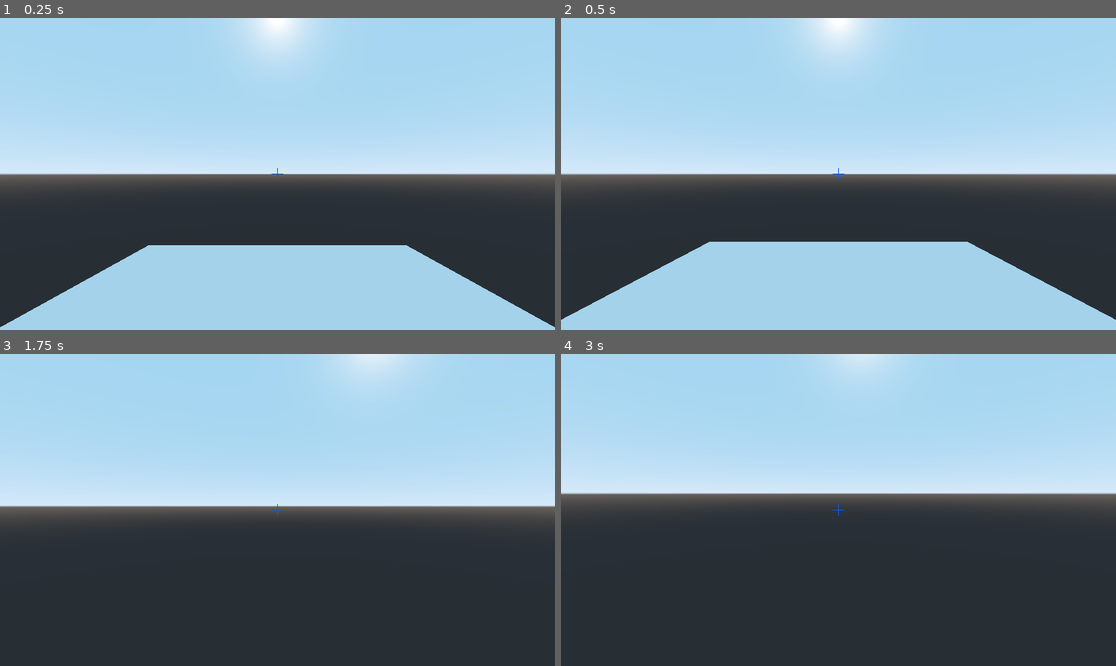
Above: before the commit, frames 1-4 (two rows, left to right).
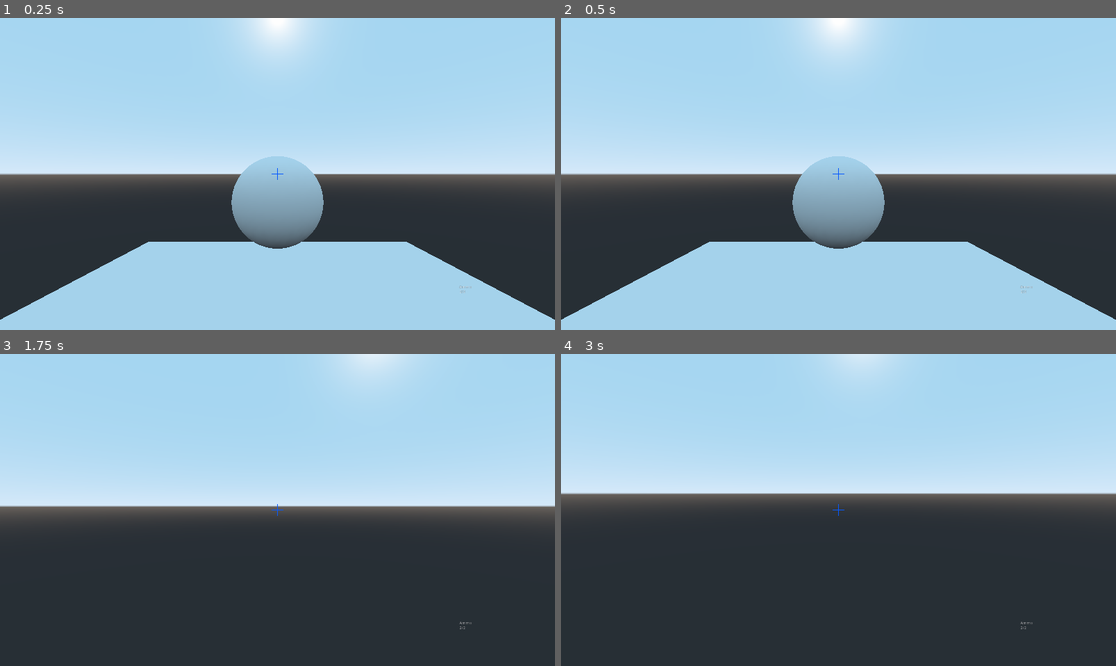
Above: after the commit, the same moments.

Repository: TheNoobBOBXD/Game2021
Game: Godot game, scene res://Scenes/World.tscn
The game is run twice, just before and just after one commit, with the same random seed, the same clock (stepped at 60 frames per second) and the same inputs.
Inputs (mouse positions are in pixels of both pictures, inside the frame that each line leads up to):
- Up to frame 1 (0.25 s): no input
- Up to frame 2 (0.5 s): no input
- Up to frame 3 (1.75 s): move the mouse to (305, 510) at 0.52 s; hold W (move_forward) from 0.53 s (still down); click (305, 510) at 0.6 s; tap Space (jump) at 0.77, 0.8, 1.07, 1.35, 1.52 s; move the mouse to (249, 510) at 1.27 s; click (249, 510) at 1.55 s
- Up to frame 4 (3 s): keep holding W (move_forward); tap Space (jump) at 1.82, 2.3, 2.75 s; tap Enter at 2 s; move the mouse to (849, 503) at 2.02 s; click (849, 503) at 2.1 s; move the mouse to (832, 516) at 2.77 s; click (832, 516) at 2.85 s

The runs differ from the first frame. In frame 1, 5.2% of the frame differs, in the area x 0-100%, y 44-100%; in frame 2, 3.8%; in frame 3, less than 0.1%; in frame 4, less than 0.1%.

Commit message:
gotpersonshootin

Diff:
--- a/PrisonEscape3D/DummyBadGuy.gd
+++ b/PrisonEscape3D/DummyBadGuy.gd
@@ -1,10 +1,10 @@
-extends KinematicBody
-
-var health = 200
-
-func _ready():
-	pass
-
-func _process(_delta):
-	if health <= 0:
-		queue_free()
+#extends KinematicBody
+#
+#var health = 200
+#
+#func _ready():
+#	pass
+#
+#func _process(_delta):
+#	if health <= 0:
+#		queue_free()
--- a/PrisonEscape3D/Player/Player.gd
+++ b/PrisonEscape3D/Player/Player.gd
@@ -1,100 +1,101 @@
-extends KinematicBody
-
-export var speed = 10
-export var acceleration = 5
-export var gravity = 0.98
-export var jump_power = 25
-export var mouse_sensitivity = 0.25
-#NEW CODE
-export var fire_rate = 0.3
-export var clip_size = 20
-export var reload_rate = 1
-
-
-
-onready var head = $Head
-onready var camera = $Head/Camera
-onready var aimcast = $Head/Camera/AimCast
-onready var muzzle = $Head/Camera/Gun/Muzzle
-
-
-var damage = 100
-var velocity = Vector3()
-var camera_x_rotation = 0
-#NEW CODE
-var current_ammo = clip_size
-var can_fire = true
-var reloading = false
-
-
-
-func _ready():
-	Input.set_mouse_mode(Input.MOUSE_MODE_CAPTURED)
-
-
-
-func _input(event):
-	if event is InputEventMouseMotion:
-		head.rotate_y(deg2rad(-event.relative.x * mouse_sensitivity))
-
-		var x_delta = event.relative.y * mouse_sensitivity
-		if camera_x_rotation + x_delta > -90 and camera_x_rotation + x_delta <90:
-			camera.rotate_x(deg2rad(-x_delta))
-			camera_x_rotation += x_delta
-
-
-
-func _process(_delta):
-	if Input.is_action_just_pressed("ui_cancel"):
-		Input.set_mouse_mode(Input.MOUSE_MODE_VISIBLE)
-	if Input.is_action_just_pressed("fire"):
-
-		if aimcast.is_colliding():
-			var collision = aimcast.get_collider()
-			#NEW CODE
-			if collision:
-				if current_ammo >0 and not reloading and collision.is_in_group("Enemy"):
-					collision.health -=  damage
-					can_fire = false
-					current_ammo -=1
-					yield(get_tree().create_timer(fire_rate), "timeout")
-					can_fire = true
-
-
-				#OLD CODE
-					#if collision.is_in_group("Enemy"):
-					#	print("hit enemy")
-					#	collision.health -= damage
-				#NEW CODE
-				elif not reloading and clip_size == 0:
-					print("reloading")
-					reloading=true
-					yield(get_tree().create_timer(reload_rate), "timeout")
-					current_ammo = clip_size
-					reloading = false
-					print("Reloading complete")
-
-
-
-func _physics_process(delta):
-	var head_basis = head.get_global_transform().basis
-
-	var direction = Vector3()
-	if Input.is_action_pressed("move_forward"):
-		direction -= head_basis.z
-	elif Input.is_action_pressed("move_backward"):
-		direction += head_basis.z
-
-	if Input.is_action_pressed("move_left"):
-		direction -= head_basis.x
-	elif Input.is_action_pressed("move_right"):
-		direction += head_basis.x
-
-	direction = direction.normalized()
-
-	velocity = velocity.linear_interpolate(direction*speed, acceleration * delta)
-	velocity.y -= gravity
-
-	if Input.is_action_just_pressed("jump") and is_on_floor():
-		velocity.y += jump_power
-	velocity = move_and_slide(velocity, Vector3.UP)
+#extends KinematicBody
+#
+#export var speed = 10
+#export var acceleration = 5
+#export var gravity = 0.98
+#export var jump_power = 25
+#export var mouse_sensitivity = 0.25
+##NEW CODE
+#export var fire_rate = 0.3
+#export var clip_size = 20
+#export var reload_rate = 1
+#
+#
+#
+#onready var head = $Head
+#onready var camera = $Head/Camera
+#onready var aimcast = $Head/Camera/AimCast
+#onready var muzzle = $Head/Camera/Gun/Muzzle
+#
+#
+#var damage = 100
+#var velocity = Vector3()
+#var camera_x_rotation = 0
+##NEW CODE
+#var current_ammo = clip_size
+#var can_fire = true
+#var reloading = false
+#
+#
+#
+#func _ready():
+#	Input.set_mouse_mode(Input.MOUSE_MODE_CAPTURED)
+#
+#
+#
+#func _input(event):
+#	if event is InputEventMouseMotion:
+#		head.rotate_y(deg2rad(-event.relative.x * mouse_sensitivity))
+#
+#		var x_delta = event.relative.y * mouse_sensitivity
+#		if camera_x_rotation + x_delta > -90 and camera_x_rotation + x_delta <90:
+#			camera.rotate_x(deg2rad(-x_delta))
+#			camera_x_rotation += x_delta
+#
+#
+#
+#func _process(_delta):
+#	if Input.is_action_just_pressed("ui_cancel"):
+#		Input.set_mouse_mode(Input.MOUSE_MODE_VISIBLE)
+#	if Input.is_action_just_pressed("fire"):
+#
+#		if aimcast.is_colliding():
+#			var collision = aimcast.get_collider()
+#			#NEW CODE
+#			if collision:
+#				if current_ammo >0 and not reloading and collision.is_in_group("Enemy"):
+#					collision.health -=  damage
+#					can_fire = false
+#					current_ammo -=1
+#					yield(get_tree().create_timer(fire_rate), "timeout")
+#					can_fire = true
+#
+#
+#				#OLD CODE
+#					#if collision.is_in_group("Enemy"):
+#					#	print("hit enemy")
+#					#	collision.health -= damage
+#				#NEW CODE
+#				elif not reloading and clip_size == 0:
+#					print("reloading")
+#					reloading=true
+#					yield(get_tree().create_timer(reload_rate), "timeout")
+#					current_ammo = clip_size
+#					reloading = false
+#					print("Reloading complete")
+#
+#
+#
+#func _physics_process(delta):
+#	var head_basis = head.get_global_transform().basis
+#
+#	var direction = Vector3()
+#	if Input.is_action_pressed("move_forward"):
+#		direction -= head_basis.z
+#	elif Input.is_action_pressed("move_backward"):
+#		direction += head_basis.z
+#
+#	if Input.is_action_pressed("move_left"):
+#		direction -= head_basis.x
+#	elif Input.is_action_pressed("move_right"):
+#		direction += head_basis.x
+#
+#	direction = direction.normalized()
+#
+#	velocity = velocity.linear_interpolate(direction*speed, acceleration * delta)
+#	velocity.y -= gravity
+#
+#	if Input.is_action_just_pressed("jump") and is_on_floor():
+#		velocity.y += jump_power
+#	velocity = move_and_slide(velocity, Vector3.UP)
+#
--- a/PrisonEscape3D/Player/Player.tscn
+++ b/PrisonEscape3D/Player/Player.tscn
@@ -1,8 +1,8 @@
 [gd_scene load_steps=6 format=2]
 
-[ext_resource path="res://Player/Player.gd" type="Script" id=1]
+[ext_resource path="res://Player/FPSscript.gd" type="Script" id=1]
 [ext_resource path="res://crosshair.png" type="Texture" id=2]
-[ext_resource path="res://Player/Weapon.gd" type="Script" id=3]
+[ext_resource path="res://Player/Shotgun.gd" type="Script" id=3]
 
 [sub_resource type="CapsuleShape" id=1]
 radius = 0.75
@@ -45,3 +45,5 @@
 
 [node name="Weapon" type="Node" parent="."]
 script = ExtResource( 3 )
+fire_rate = 1.0
+clip_size = 2
--- /dev/null
+++ b/PrisonEscape3D/Player/Shotgun.gd
@@ -0,0 +1,7 @@
+extends Weapon
+
+export  var fire_range = 10
+
+
+func _ready():
+	raycast.cast_to = Vector3(0,0, - fire_range)
--- a/PrisonEscape3D/Player/Weapon.gd
+++ b/PrisonEscape3D/Player/Weapon.gd
@@ -1,4 +1,6 @@
 extends Node
+
+class_name Weapon
 
 export var fire_rate = 0.5
 export var clip_size = 5
@@ -6,12 +8,30 @@
 
 var current_ammo = clip_size
 var can_fire = true
+var reloading = false
+onready var raycast = $"../Head/Camera/RayCast"
 
 func _process(delta):
 	if Input.is_action_just_pressed("primary_fire") and can_fire:
 		#this code fire theweapon
+		if current_ammo > 0 and not reloading: #checking if gun hasammo to shoot
+			print("fired weapon")
+			can_fire = false
+			current_ammo -= 1
+			check_collision()
+			yield(get_tree().create_timer(fire_rate), "timeout")
 
-		print("fired weapon")
-		can_fire = false
+			can_fire = true
+		elif not reloading: #if no ammo in gun it will reload
+			reloading = true
+			yield(get_tree().create_timer(reload_rate), "timeout")
+			reloading = false
+			current_ammo = clip_size
+			print("Reload complete")
 
-		yield(get_tree().create_timer(fire_rate), "timeout")
+func check_collision():
+	if raycast.is_colliding():
+		var collider = raycast.get_collider()
+		if collider.is_in_group("Enemies"):
+			collider.queue_free()
+			print("Killed" + collider.name)
--- a/PrisonEscape3D/Scenes/World.tscn
+++ b/PrisonEscape3D/Scenes/World.tscn
@@ -8,6 +8,10 @@
 [sub_resource type="ConcavePolygonShape" id=2]
 data = PoolVector3Array( -1, 1, 1, 1, 1, 1, -1, -1, 1, 1, 1, 1, 1, -1, 1, -1, -1, 1, 1, 1, -1, -1, 1, -1, 1, -1, -1, -1 …(284 unchanged characters)…
 
+[sub_resource type="SphereMesh" id=3]
+
+[sub_resource type="SphereShape" id=4]
+
 [node name="World" type="Spatial"]
 transform = Transform( 1.41337, 0, 0, 0, 1.41337, 0, 0, 0, 1.41337, 0, 0, 0 )
 
@@ -16,7 +20,7 @@
 jump_power = 25
 
 [node name="Ground" type="MeshInstance" parent="."]
-transform = Transform( 4.33049, 0, 0, 0, 1, 0, 0, 0, 7.49283, 0, -3.46254, 0 )
+transform = Transform( 4.33049, 0, 0, 0, 1, 0, 0, 0, 7.49283, 0, -2.66921, 0 )
 mesh = SubResource( 1 )
 material/0 = null
 
@@ -24,3 +28,35 @@
 
 [node name="CollisionShape" type="CollisionShape" parent="Ground/StaticBody"]
 shape = SubResource( 2 )
+
+[node name="Enemy" type="StaticBody" parent="." groups=[
+"Enemies",
+]]
+transform = Transform( 1, 0, 0, 0, 1, 0, 0, 0, 1, 0, 0, -4.9527 )
+
+[node name="MeshInstance" type="MeshInstance" parent="Enemy"]
+mesh = SubResource( 3 )
+material/0 = null
+
+[node name="CollisionShape" type="CollisionShape" parent="Enemy"]
+shape = SubResource( 4 )
+
+[node name="Ui" type="Control" parent="."]
+anchor_right = 1.0
+anchor_bottom = 1.0
+__meta__ = {
+"_edit_use_anchors_": false
+}
+
+[node name="Label" type="Label" parent="Ui"]
+anchor_left = 1.0
+anchor_top = 1.0
+anchor_right = 1.0
+anchor_bottom = 1.0
+margin_left = -331.0
+margin_top = -155.0
+text = "Ammo
+2/2"
+__meta__ = {
+"_edit_use_anchors_": false
+}
--- a/PrisonEscape3D/project.godot
+++ b/PrisonEscape3D/project.godot
@@ -8,8 +8,14 @@
 
 config_version=4
 
-_global_script_classes=[  ]
+_global_script_classes=[ {
+"base": "Node",
+"class": "Weapon",
+"language": "GDScript",
+"path": "res://Player/Weapon.gd"
+} ]
 _global_script_class_icons={
+"Weapon": ""
 }
 
 [application]
Not shown: 1 places in PrisonEscape3D/Scenes/World.tscn that only renumber resources
